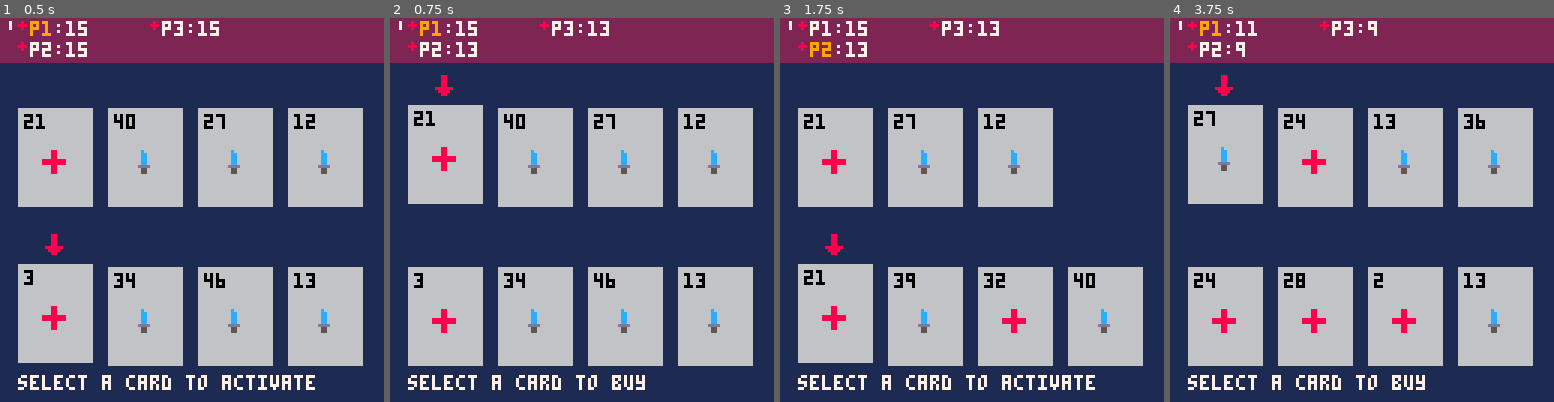
Above: before the commit, frames 1-4 (left to right).
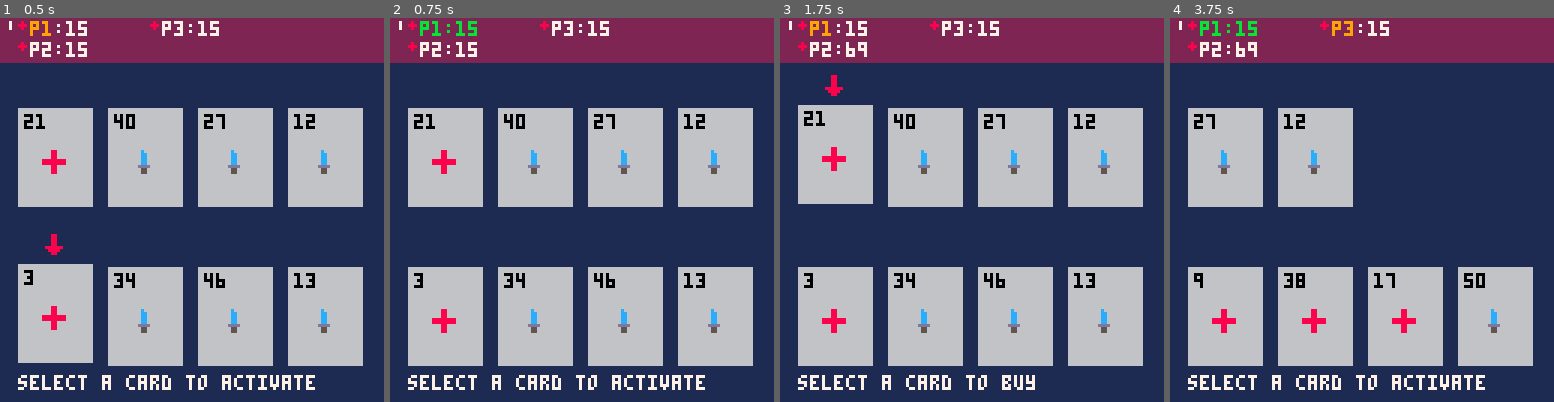
Above: after the commit, the same moments.

Repository: camden/minidom
Game: PICO-8 cartridge dom.p8
The game is run twice, just before and just after one commit, with the same random seed, the same clock (stepped at 60 frames per second) and the same inputs.
Inputs:
- Up to frame 1 (0.5 s): no input
- Up to frame 2 (0.75 s): tap O (Z key) at 0.7 s
- Up to frame 3 (1.75 s): hold Right from 1.6 s (still down); tap O (Z key) at 1.7 s
- Up to frame 4 (3.75 s): release Right at 2.1 s; tap O (Z key) every 0.4 s from 2.1 to 3.7 s; hold Right 2.47-3.03 s; hold Left 3.08-3.58 s

Frame 1 is identical in both runs. In frame 2, 1.3% of the frame differs, in the area x 4-83%, y 0-97%; in frame 3, 7.6%; in frame 4, 12%, in the area x 4-95%, y 0-97%.

Commit message:
added selecting stuff using coroutines

Diff:
--- a/dom.p8
+++ b/dom.p8
@@ -115,6 +115,9 @@
   }
 }
 
+cur_card_activation = nil
+cur_active_card = nil
+
 cur_selection_kind = selection.hand
 selected_index = 1
 
@@ -181,7 +184,11 @@
 -- game functions ---------------------------------------------
 
 function activate_current()
-  if cur_selection_kind == selection.hand then
+  -- if there is a card currently being activated, then
+  -- we should continue activating that effect
+  if cur_card_activation != nil then
+    continue_activating_card()
+  elseif cur_selection_kind == selection.hand then
     local card = cur_hand()[selected_index]
     activate_card_from_hand(card)
   elseif cur_selection_kind == selection.shop then
@@ -190,9 +197,26 @@
   end
 end
 
+function continue_activating_card()
+  assert(cur_card_activation != nil, 'cur_card_activation must exist')
+  coresume(cur_card_activation, cur_active_card)
+
+  local cr_status = costatus(cur_card_activation)
+
+  if cr_status == 'dead' then
+    cur_card_activation = nil
+    cur_active_card = nil
+    advance()
+  end
+end
+
 function activate_card_from_hand(card)
-  activate_card(card)
-  advance()
+  if not cur_card_activation then
+    cur_card_activation = cocreate(activate_card)
+    cur_active_card = card
+  end
+
+  continue_activating_card()
 end
 
 function activate_card(card)
@@ -209,11 +233,9 @@
       end
     end
   elseif fx.kind == effect_types.attack_one then
-    for i=1, num_players do
-      if current_turn != i then
-        players[i].health -= fx.value
-      end
-    end
+    cur_selection_kind = selection.players
+    yield()
+    players[selected_index].health = 69
   end
 end
 
@@ -367,7 +389,7 @@
 function make_card()
   local k = card_types.attack
   local effects = {}
-  add(effects, make_effect(effect_types.attack_all, 2))
+  add(effects, make_effect(effect_types.attack_one, 2))
 
   if rndint(1) == 0 then
     k = card_types.heal
